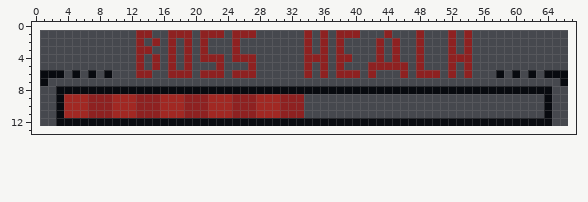
A pixel-art file gets an edit: Assets/Resources/Characters/Sprites/BossHealthBar/BossHPB10.aseprite. Above: the version before the commit.
66x12 pixels, 1 frame. The old version is drawn lined up with the new one, on the new canvas.
New version:
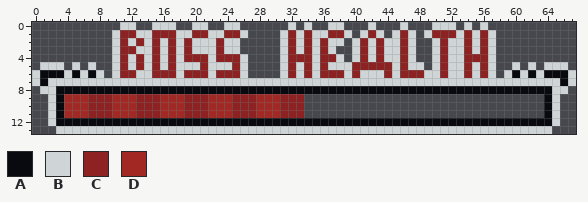
Palette (. is transparent): A #080a0f  B #cfd5d6  C #8e2121  D #a12823
Edits made:
canvas 66x12 -> 68x14, the old top-left corner now at 1,1
Changed rows in their new state; - is an unchanged pixel.
first column x 0:
 0 -----------BB--BBB--BB--BB------B-B--BB---B---B---BBB-B-B-----------
 1 ----------BCCBBCC-BBC-BBC-B.---BCB-BBC-B.BCB.BCB.BCC-B-BCB----------
 2 ----------BCB-B-B-B-BBBCBB-----BCB-B-BB-BCB-BBCB.-BCBB-BCB----------
 3 ----------BCCBBCB-B-BBBCBB-----BCB-B-B.-BCB-BBCB.-BCBB-BCB----------
 4 ----------BCB-B-B-B-C-B-C-B.---BCC-B-CB.BCB-BBCB.-BCBB-CCB----------
 5 -BBB-B-B--BCB-B-B-BBBCBBBCB.---BCB-B-BBBCC---B-BB-BCBB-BCB--B-B-BBB-
 6 B---B-B-B.BCCBBCC-B-C-B-C-B.---BCB-B-C-B-BBBCB-C-BBCBB-BCB.B-B-B---B
 7 B-BBBBBBBBBBBBBBBBBBBBBBBBBBBBBBBBBBBBBBBBBBBBBBBBBBBBBBBBBBBBBBBB-B
 8 -BB--------------------------------------------------------------BB-
 9 --B--------------------------------------------------------------B--
10 --B--------------------------------------------------------------B--
11 --B--------------------------------------------------------------B--
12 --B--------------------------------------------------------------B--
13 ---BBBBBBBBBBBBBBBBBBBBBBBBBBBBBBBBBBBBBBBBBBBBBBBBBBBBBBBBBBBBBB---
Where, in picture pixels (left, top, right, bottom), the same in both pictures:
changed: (32, 22, 576, 134)
